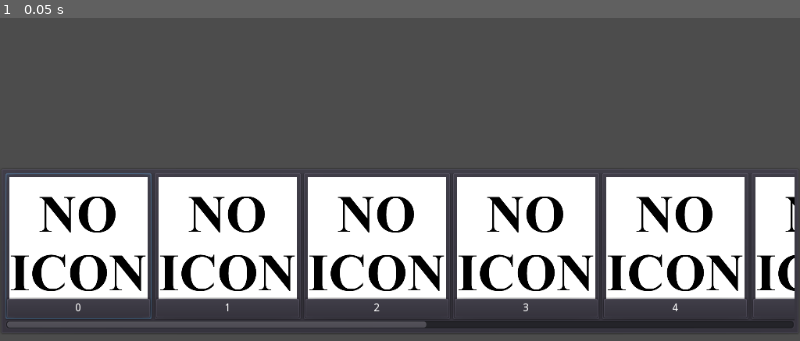
Above: before the commit, frame 1.
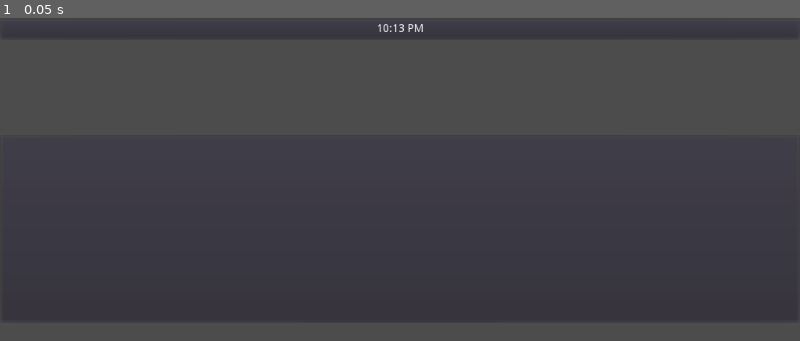
Above: after the commit, the same moment.

Repository: Fullbrik/ConDE
Game: Godot game, scene res://launcher/Launcher.tscn
Same seed, same stepped clock (60 frames per second), same inputs: the game is played once before the commit and once after it. Before the commit the project starts from res://sample/SampleUI.tscn.
Inputs:
- Up to frame 1 (0.05 s): no input

The runs differ from the first frame. In frame 1, 37% of the frame differs, in the area x 0-100%, y 1-98%.

Commit message:
stuff

Diff:
--- /dev/null
+++ b/launcher/Launcher.tscn
@@ -0,0 +1,66 @@
+[gd_scene load_steps=5 format=2]
+
+[ext_resource path="res://launcher/current_time_label.gd" type="Script" id=1]
+[ext_resource path="res://shared/NavigateableList.tscn" type="PackedScene" id=2]
+[ext_resource path="res://launcher/launcher_config_manager.gd" type="Script" id=3]
+[ext_resource path="res://launcher/default_config.tres" type="Resource" id=4]
+
+[node name="Launcher" type="Control"]
+anchor_right = 1.0
+anchor_bottom = 1.0
+__meta__ = {
+"_edit_use_anchors_": false
+}
+
+[node name="LauncherConfigManager" type="Node" parent="."]
+script = ExtResource( 3 )
+default_config = ExtResource( 4 )
+
+[node name="PanelContainer" type="PanelContainer" parent="."]
+anchor_right = 1.0
+margin_bottom = 14.0
+__meta__ = {
+"_edit_use_anchors_": false
+}
+
+[node name="HBoxContainer" type="HBoxContainer" parent="PanelContainer"]
+margin_left = 7.0
+margin_top = 7.0
+margin_right = 1017.0
+margin_bottom = 21.0
+
+[node name="Padding" type="Control" parent="PanelContainer/HBoxContainer"]
+margin_right = 470.0
+margin_bottom = 14.0
+size_flags_horizontal = 3
+__meta__ = {
+"_edit_use_anchors_": false
+}
+
+[node name="CurrentTimeLabel" type="Label" parent="PanelContainer/HBoxContainer"]
+margin_left = 474.0
+margin_right = 535.0
+margin_bottom = 14.0
+grow_horizontal = 2
+text = "10:15 AM"
+align = 1
+valign = 1
+script = ExtResource( 1 )
+config_manager = NodePath("../../../LauncherConfigManager")
+
+[node name="Padding2" type="Control" parent="PanelContainer/HBoxContainer"]
+margin_left = 539.0
+margin_right = 1010.0
+margin_bottom = 14.0
+size_flags_horizontal = 3
+__meta__ = {
+"_edit_use_anchors_": false
+}
+
+[node name="NavigateableList" parent="." instance=ExtResource( 2 )]
+anchor_top = 0.250333
+anchor_right = 1.0
+anchor_bottom = 0.64
+margin_top = -0.199997
+margin_right = 0.0
+margin_bottom = 7.0
--- /dev/null
+++ b/launcher/bluetooth_status.gd
@@ -0,0 +1,8 @@
+extends TextureRect
+
+# Called when the node enters the scene tree for the first time.
+func _ready():
+	pass # Replace with function body.
+
+func _process(delta):
+	pass
--- /dev/null
+++ b/launcher/current_time_label.gd
@@ -0,0 +1,33 @@
+class_name CurrentTimeLabel extends Label
+
+export var config_manager : NodePath
+
+var _config_manager : LauncherConfigManager
+
+
+# Called when the node enters the scene tree for the first time.
+func _ready():
+	if(config_manager):
+		_config_manager = get_node(config_manager) as LauncherConfigManager
+
+
+func _process(delta):
+	if(_config_manager):
+		var time := OS.get_time()
+		#text = str(time)
+		if(_config_manager.config.use_24hr_time):
+			if(_config_manager.config.show_seconds):
+				text = str(time.hour) + ":" + str(time.minute) + ":" + str(time.second)
+			else:
+				text = str(time.hour) + ":" + str(time.minute)
+		else:
+			if(_config_manager.config.show_seconds):
+				if(time.hour > 12):
+					text = str(time.hour - 12) + ":" + str(time.minute) + ":" + str(time.second)  + " PM"
+				else:
+					text = str(time.hour) + ":" + str(time.minute) + ":" + str(time.second) + " AM"
+			else:
+				if(time.hour > 12):
+					text = str(time.hour - 12) + ":" + str(time.minute) + " PM"
+				else:
+					text = str(time.hour) + ":" + str(time.minute) + " AM"
--- /dev/null
+++ b/launcher/default_config.tres
@@ -0,0 +1,8 @@
+[gd_resource type="Resource" load_steps=2 format=2]
+
+[ext_resource path="res://launcher/launcher_config.gd" type="Script" id=1]
+
+[resource]
+script = ExtResource( 1 )
+show_seconds = false
+use_24hr_time = false
--- /dev/null
+++ b/launcher/launcher_config.gd
@@ -0,0 +1,4 @@
+class_name LauncherConfig extends Resource
+
+export var show_seconds : bool = false
+export var use_24hr_time : bool = false
--- /dev/null
+++ b/launcher/launcher_config_manager.gd
@@ -0,0 +1,31 @@
+class_name LauncherConfigManager extends Node
+export var default_config : Resource
+
+const CONFIG_PATH := "user://launcher.tres"
+
+var config : LauncherConfig
+
+
+# Called when the node enters the scene tree for the first time.
+func _ready():
+	load_config()
+
+func load_config():
+	print_debug("Laoding config...")
+
+	config = load(CONFIG_PATH) as LauncherConfig
+
+	if(!config || true):
+		print_debug("Failed to load config. Loading + saving default")
+		config = default_config as LauncherConfig
+		save_config()
+
+func save_config():
+	print_debug("Saveing config...")
+
+	var file := File.new()
+	file.open(CONFIG_PATH, File.WRITE)
+	file.close()
+
+	var error := ResourceSaver.save(CONFIG_PATH, config)
+	print_debug("Saved \"", CONFIG_PATH, "\" exited with: ", error)
--- a/project.godot
+++ b/project.godot
@@ -9,6 +9,21 @@
 config_version=4
 
 _global_script_classes=[ {
+"base": "Label",
+"class": "CurrentTimeLabel",
+"language": "GDScript",
+"path": "res://launcher/current_time_label.gd"
+}, {
+"base": "Resource",
+"class": "LauncherConfig",
+"language": "GDScript",
+"path": "res://launcher/launcher_config.gd"
+}, {
+"base": "Node",
+"class": "LauncherConfigManager",
+"language": "GDScript",
+"path": "res://launcher/launcher_config_manager.gd"
+}, {
 "base": "Control",
 "class": "MinSizeXIsHigh",
 "language": "GDScript",
@@ -25,6 +40,9 @@
 "path": "res://shared/scripts/smooth_scroll_container.gd"
 } ]
 _global_script_class_icons={
+"CurrentTimeLabel": "",
+"LauncherConfig": "",
+"LauncherConfigManager": "",
 "MinSizeXIsHigh": "",
 "PaddingContainer": "",
 "SmoothScrollContainer": ""
@@ -33,7 +51,7 @@
 [application]
 
 config/name="ConDE"
-run/main_scene="res://sample/SampleUI.tscn"
+run/main_scene="res://launcher/Launcher.tscn"
 config/icon="res://icon.png"
 
 [physics]
--- a/shared/scripts/smooth_scroll_container.gd
+++ b/shared/scripts/smooth_scroll_container.gd
@@ -1,6 +1,6 @@
 class_name SmoothScrollContainer extends ScrollContainer
 
-export var scroll_speed : int = 2000
+export var scroll_speed : int = 2500
 
 var is_scrolling : bool = false
 var scroll_target : int = 0
@@ -14,7 +14,7 @@
 		scroll_horizontal = move_toward(scroll_horizontal, scroll_target, float(scroll_speed) * delta)
 
 		# TODO: Implement scroll_horizontal >= properly
-		if(scroll_horizontal == scroll_target || scroll_horizontal == 0 || scroll_horizontal >= rect_size.x):
+		if(scroll_horizontal == scroll_target || scroll_horizontal == 0):
 			is_scrolling = false
 		else:
 			print("scroll: ", scroll_horizontal, " size: ", rect_size.x)
@@ -23,7 +23,7 @@
 func move_toward(source: int, to: int, delta: float) -> int:
 	var dist = to - source
 
-	if(dist <= delta): # || dist < 0.00001):
+	if(dist <= delta):
 		return to
 	else:
 		return (source + dist) / (dist * delta)
